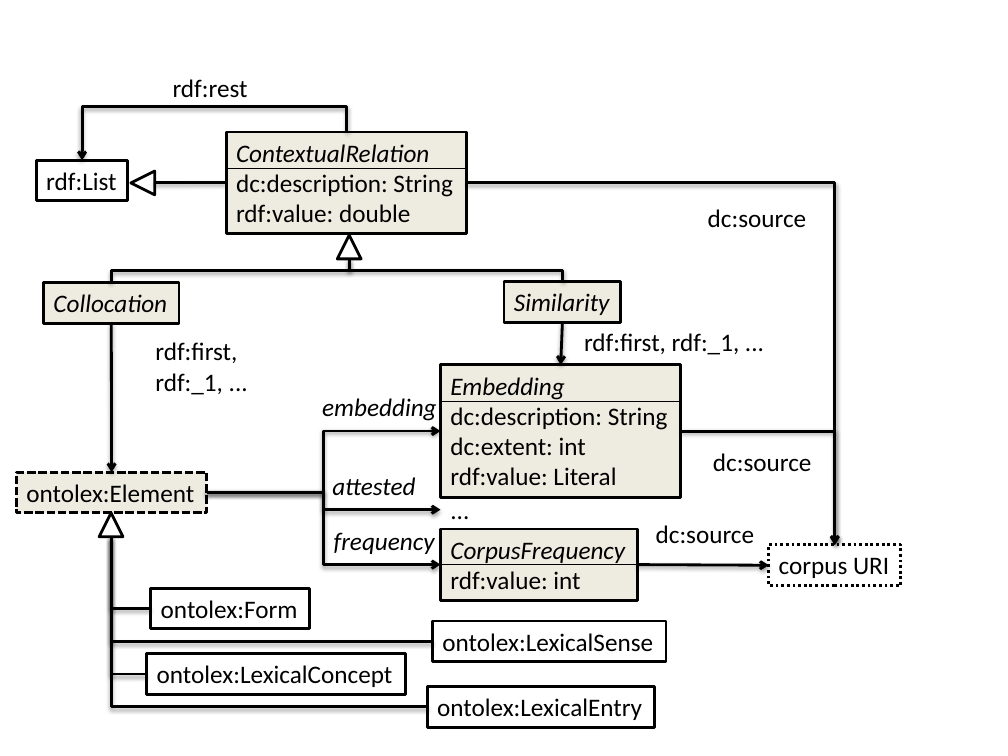
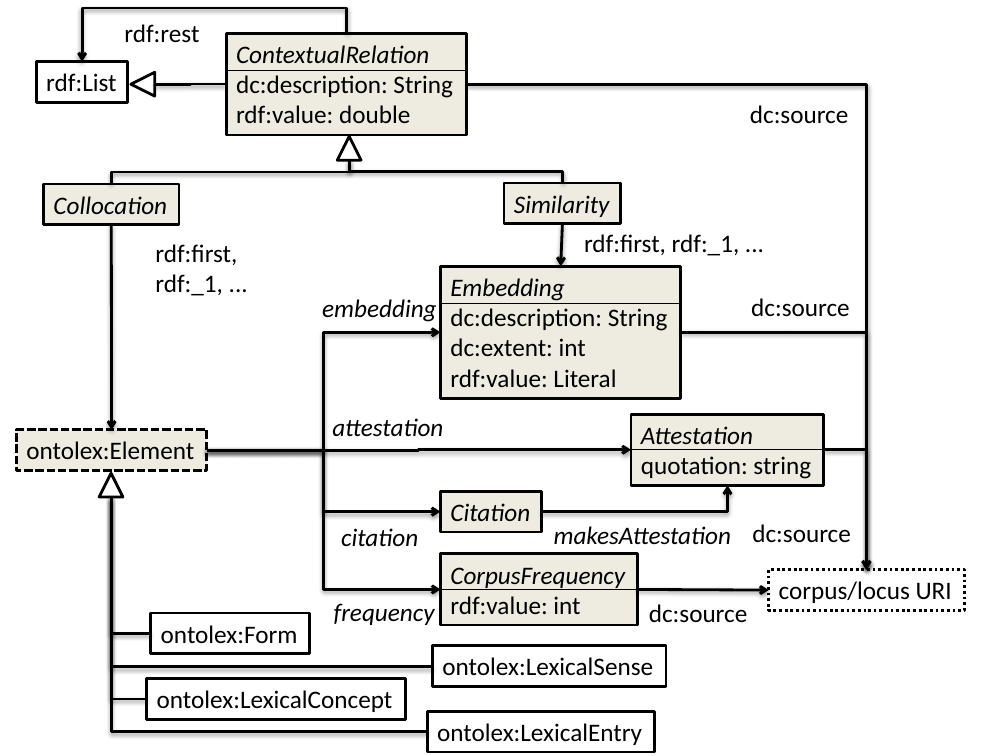
Before and after one commit to ontolex/frequency-attestation-corpus-information, a slide deck: slide 2 of img/source.pptx. Drawn at 1008x756 pixels with LibreOffice and Linux fonts; fonts in the diff are those of the drawing. Boxes give left, top, right and bottom in pixels: in the first picture for what was removed or moved away, otherwise in the second. Text is boxed around its words. In the diff, an @@ line names an element or a change of style, - is before the commit and + after.

Commit message:
some ideas on attestation

```diff
--- a/img/source.pptx
+++ b/img/source.pptx
@@ text "rdf:rest": place and size @@
-text "rdf:rest" at (173, 79, 248, 98)
+text "rdf:rest" at (124, 24, 199, 42)
@@ 5 rectangles, 3 texts, 3 elbow lines, 2 lines, 2 triangles, 1 arrow, 1 elbow arrow: place and size @@
-5 rectangles, 3 texts, 3 elbow lines, 2 lines, 2 triangles, 1 arrow, 1 elbow arrow at (36, 107, 740, 497)
+5 rectangles, 3 texts, 3 elbow lines, 2 lines, 2 triangles, 1 arrow, 1 elbow arrow at (36, 8, 740, 398)
@@ elbow arrow moved from (467, 182) - (835, 545) to (467, 84) - (867, 570) @@
@@ text "dc:source": place and size @@
-text "dc:source" at (708, 209, 807, 227)
+text "dc:source" at (750, 105, 849, 123)
@@ arrow moved from (111, 324) - (112, 472) to (111, 225) - (112, 429) @@
@@ text "dc:source": place and size @@
-text "dc:source" at (713, 453, 812, 472)
+text "dc:source" at (751, 298, 850, 317)
@@ elbow arrow moved from (207, 493) - (440, 431) to (207, 451) - (440, 333) @@
@@ elbow arrow moved from (681, 431) - (835, 545) to (681, 333) - (867, 570) @@
@@ text at (332, 418, 443, 437): text changed @@
-attested
+attestation
@@ rectangle added at (631, 414, 824, 486), fill #EEECE1, outline #000000 2 pt, 18 pt, text #000000 @@
+Attestation
+quotation: string
@@ rectangle "ontolex:Element": place and size @@
-rectangle "ontolex:Element" at (16, 472, 207, 512)
+rectangle "ontolex:Element" at (16, 429, 207, 470)
@@ triangle: place and size @@
-triangle at (99, 513, 123, 537)
+triangle at (99, 473, 123, 497)
@@ elbow arrow moved from (207, 493) - (440, 564) to (207, 451) - (440, 590) @@
@@ elbow arrow moved from (207, 493) - (440, 510) to (207, 451) - (631, 450) @@
@@ elbow arrow added from (207, 451) to (440, 512), #000000 2 pt @@
@@ line added from (631, 450) to (824, 450), #000000 0.75 pt @@
@@ elbow arrow added from (824, 450) to (867, 570), #000000 2 pt @@
@@ elbow line moved from (111, 536) - (427, 707) to (111, 497) - (427, 732) @@
@@ elbow line moved from (111, 536) - (432, 641) to (111, 497) - (432, 666) @@
@@ elbow line moved from (111, 536) - (147, 674) to (111, 497) - (147, 699) @@
@@ elbow line moved from (111, 536) - (151, 609) to (111, 497) - (151, 633) @@
@@ text removed at (440, 489, 480, 529) @@
-...
@@ rectangle added at (440, 491, 541, 531), fill #EEECE1, outline #000000 2 pt, 18 pt, text #000000, italic @@
+Citation
@@ elbow arrow added from (541, 512) to (728, 486), #000000 2 pt @@
@@ text added at (341, 528, 418, 546), 18 pt, text #000000, italic @@
+citation
@@ text added at (554, 526, 731, 545), 18 pt, text #000000, italic @@
+makesAttestation
@@ text added at (752, 524, 851, 543), 18 pt, text #000000 @@
+dc:source
@@ text "frequency": place and size @@
-text "frequency" at (334, 532, 435, 554)
+text "frequency" at (334, 603, 435, 625)
@@ 5 rectangles, 1 line, 1 arrow: place and size @@
-5 rectangles, 1 line, 1 arrow at (147, 529, 769, 727)
+5 rectangles, 1 line, 1 arrow at (147, 553, 769, 752)
@@ text "dc:source": place and size @@
-text "dc:source" at (656, 525, 755, 544)
+text "dc:source" at (649, 604, 748, 622)
@@ rectangle "corpus/locus URI": place and size @@
-rectangle "corpus/locus URI" at (769, 545, 901, 586)
+rectangle "corpus/locus URI" at (769, 570, 965, 610)
@@ text in rectangle at (779, 581, 952, 603): text changed @@
-corpus URI
+corpus/locus URI
```
Also in this commit, not shown: 4 slides added, 4 other files.
